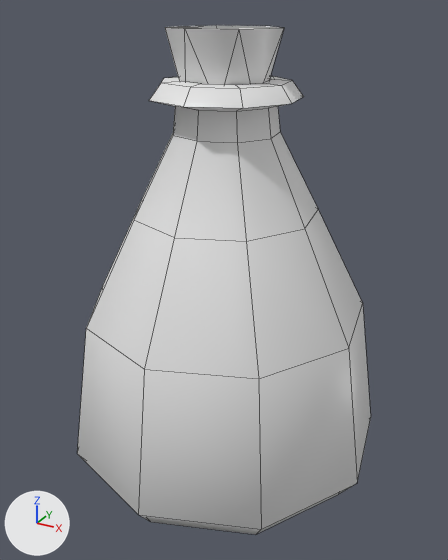
The FBX model Assets/AnyRPG/Core/Content/Models/Prop/Potions/FBX/Potion_1.fbx as it was, and as the next commit left it.
Before and after are seen from a camera (50 mm lens) standing at (3.19, -5.83, 5.23) and looking at (0.05, -0.12, 2.37). The axes (+X, +Y, +Z) are drawn at lower left. The lights are the same throughout. Mesh edges are drawn as thin lines. Where no turn or scale is listed for an object, it has been applied to the vertices.

Names of what the first picture shows: 'Bottle2', 'Cork'.
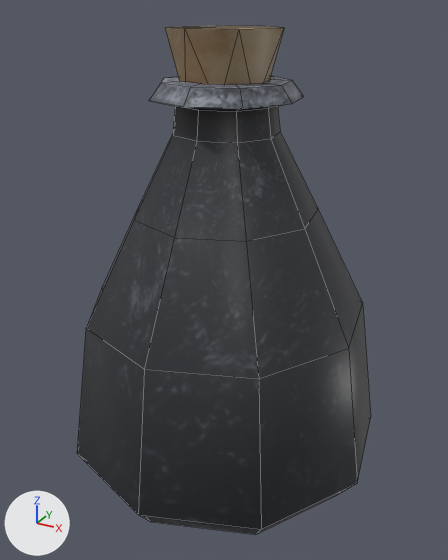
The newer file is also rescaled (x0.1) as a whole; pictures and numbers use the older file's frame.

Pixel boxes (x1, y1, x2, y2) of what changed, in the pictures (448 x 560 px):
'Bottle2', surface changed (grey to black)
    both: (77, 76, 371, 534)
'Cork', surface changed, recoloured (grey to brown)
    both: (165, 25, 284, 85)

The change, as a diff of the scene's bpy script:
```diff
--- a/Assets/AnyRPG/Core/Content/Models/Prop/Potions/FBX/Potion_1.fbx.py
+++ b/Assets/AnyRPG/Core/Content/Models/Prop/Potions/FBX/Potion_1.fbx.py
@@ img_potion_1_potion1_green_albedotransparency_png @@
+img_potion_1_potion1_green_albedotransparency_png = load_image('Potion_1_Potion1_Green_AlbedoTransparency.png', '../Textures/Potion_1_Potion1_Green_AlbedoTransparency.png', 2048, 2048, 'sRGB')
@@ mat_potion1_mat @@
 mat_potion1_mat = principled_material('Potion1_Mat')
-mat_potion1_mat.base_color = (0.8, 0.8, 0.8)  # white #e7e7e7
+mat_potion1_mat.texture = img_potion_1_potion1_green_albedotransparency_png
 mat_potion1_mat.roughness = 0.434
@@ mat_cork @@
+mat_cork = principled_material('Cork')
+mat_cork.texture = img_potion_1_potion1_green_albedotransparency_png
@@ me_mesh_002 @@
 me_mesh_002.from_pydata(...)  # 18 vertices, 32 faces; spans x -0.592..0.6, y -0.588..0.591, z -0.525..0.679
-me_mesh_002.materials.append(mat_potion1_mat)  # white #e7e7e7
+me_mesh_002.materials.append(mat_cork)  # picture img_potion_1_potion1_green_albedotransparency_png
```
